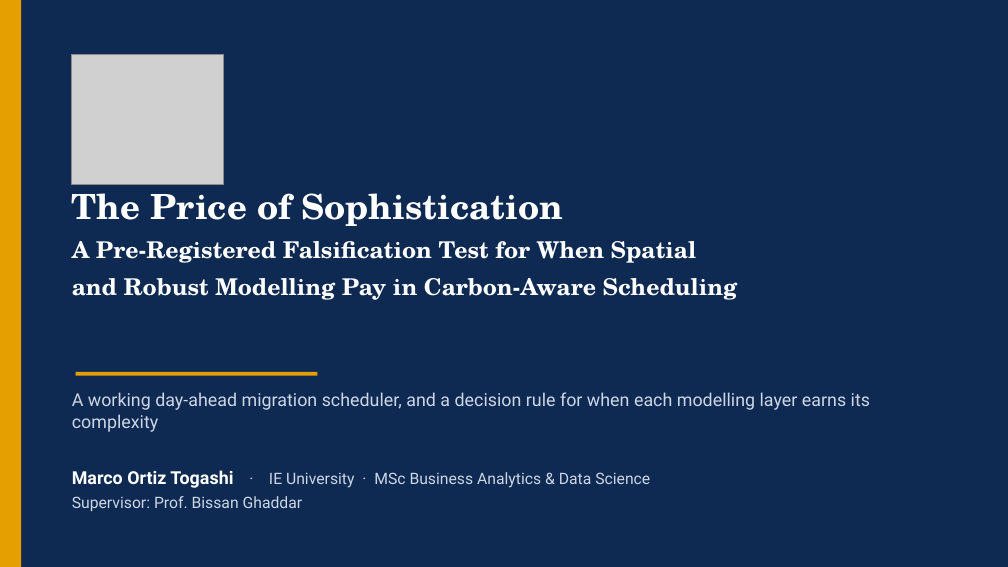
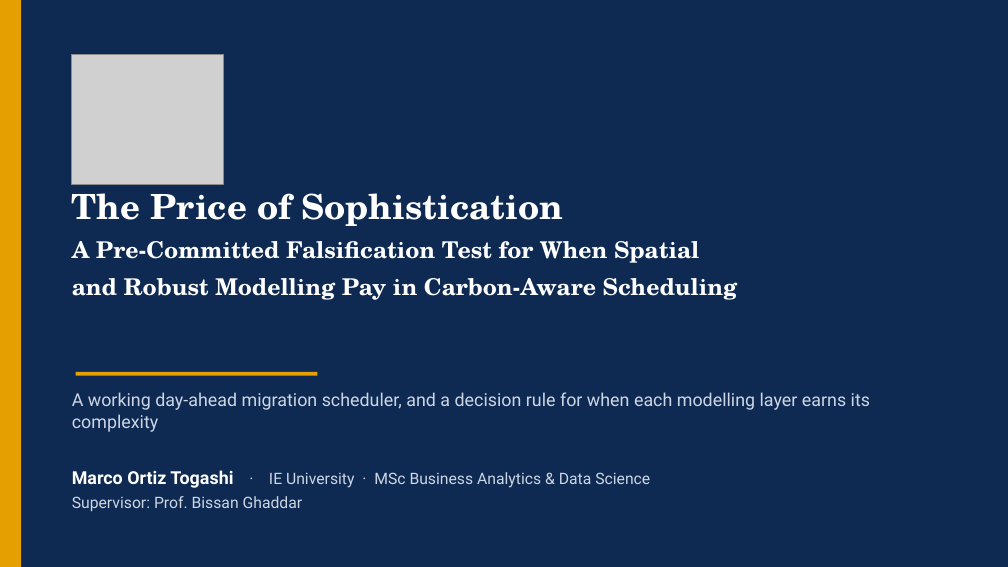
Before and after one commit to ma731/Capstone-in-Operations-Research, a slide deck: slide 1 of deck/capstone_defense.pptx. Drawn at 1008x567 pixels with LibreOffice and Linux fonts; fonts in the diff are those of the drawing; grey boxes stand for pictures. Boxes give left, top, right and bottom in pixels: in the first picture for what was removed or moved away, otherwise in the second. Text is boxed around its words. In the diff, an @@ line names an element or a change of style, - is before the commit and + after.

Commit message:
Soften "pre-registered" to "pre-committed" (accuracy)
The work was not registered on a public registry; what was actually done is a
commit-lock of the analysis pipeline and per-case config in version control
before the held-out 2025 year was evaluated. "Pre-registered" overstated that, so
replace it with "pre-committed" / "commit-locked" throughout and retitle to
"A Pre-Committed Falsification Test ...". The underlying discipline (commit-lock,
single held-out test read, positive control) is unchanged; only the label is made
accurate. Defensible evidence is the public commit history (config locked
2026-05-25, before the test read).

Applied to all five deliverables (capstone, full, two-column paper, poster v24,
deck) + README + snapshot README + the alternate poster_a0; the H0/H1 box now
defines the pre-committed design explicitly (commit-locked before the held-out
year). Also fixed poster_a0's stale "187 unit tests" -> 202. All recompiled/rebuilt.

```diff
--- a/deck/capstone_defense.pptx
+++ b/deck/capstone_defense.pptx
@@ text at (x1=72, y1=241, x2=699, y2=263): text changed @@
-A Pre-Registered Falsification Test for When Spatial
+A Pre-Committed Falsification Test for When Spatial
```
Also in this commit, not shown: 3 other slides changed, 14 other files.
